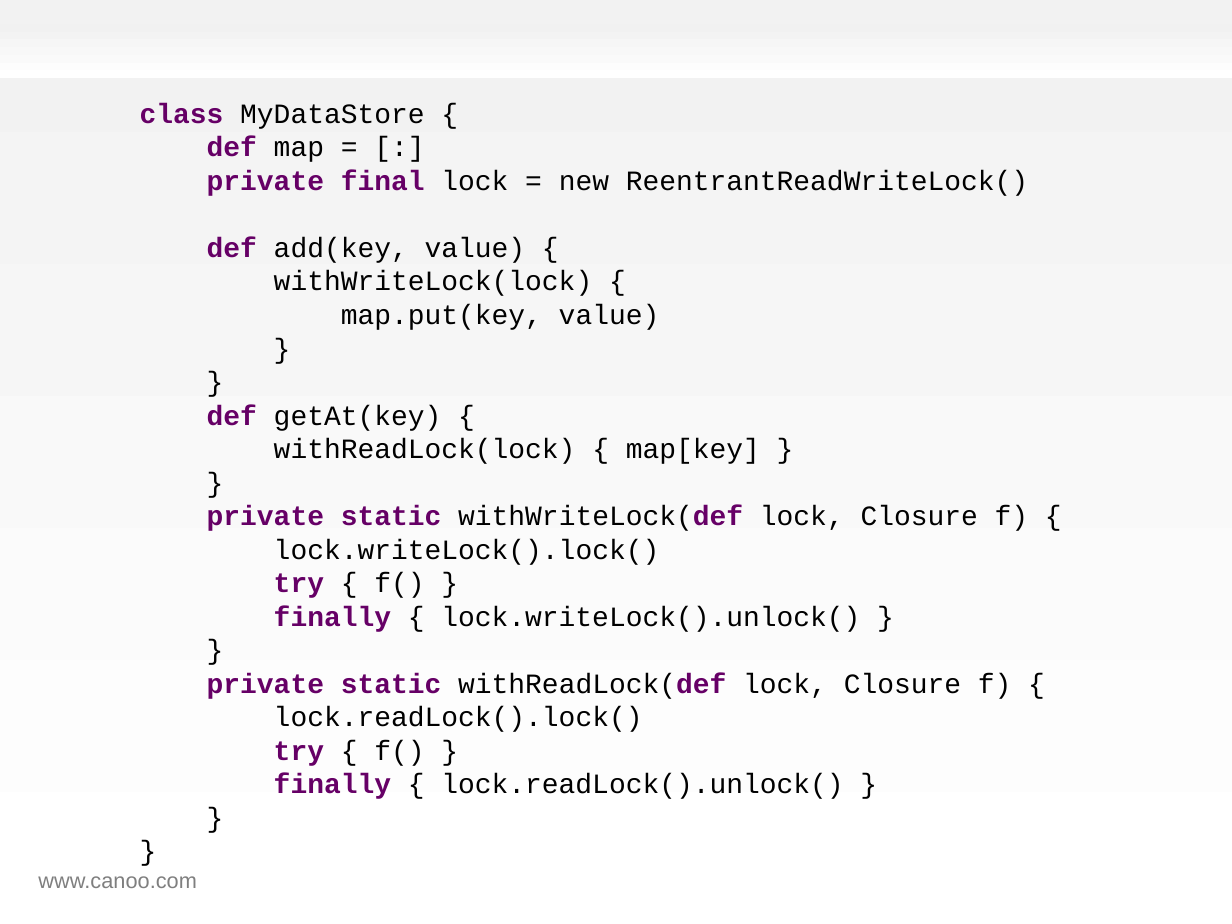
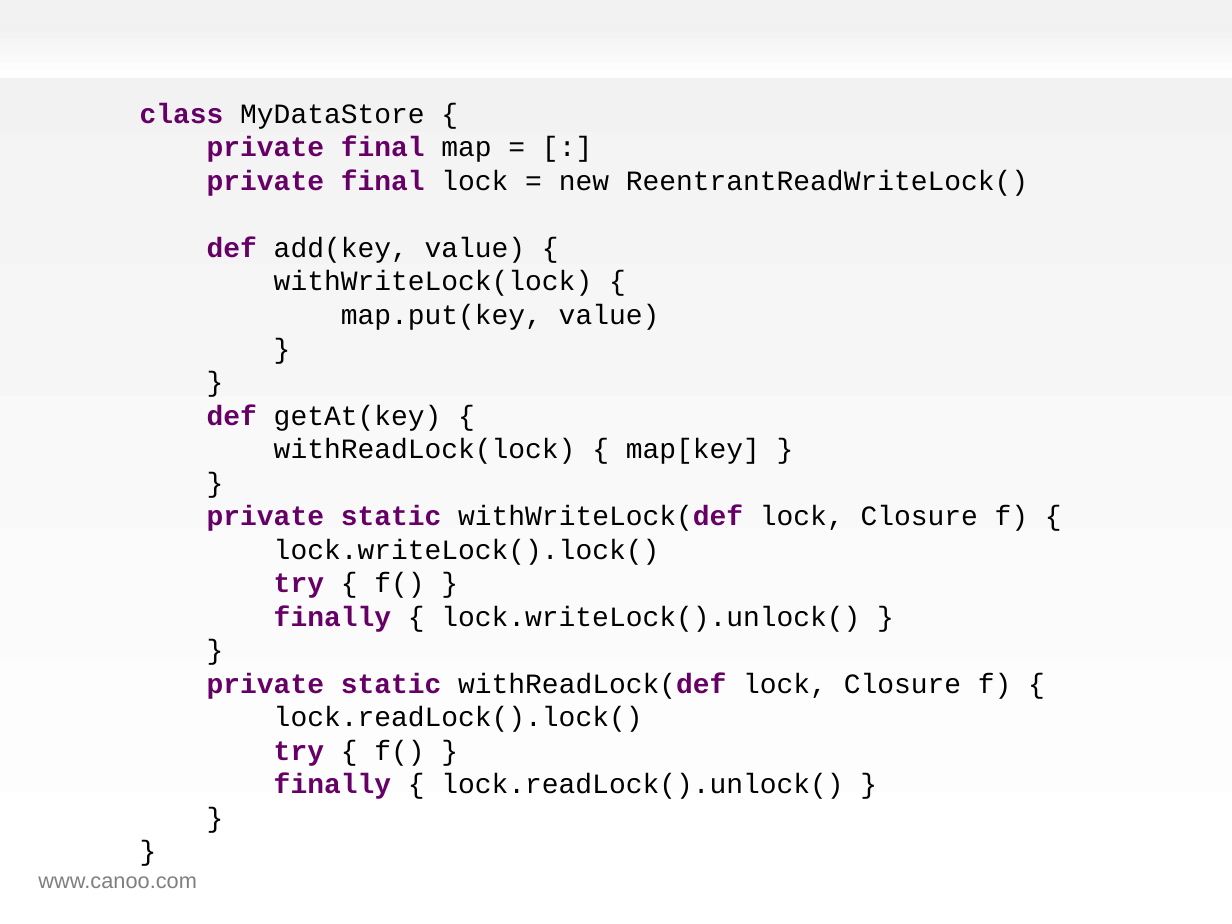
Before and after one commit to HamletDRC/presentations, a slide deck: slide 93 of effectivegroovy/effectivegroovy_gr82011.odp. Drawn at 1232x924 pixels with LibreOffice and Linux fonts; fonts in the diff are those of the drawing; background and template pictures are left out. Boxes give left, top, right and bottom in pixels: in the first picture for what was removed or moved away, otherwise in the second. Text is boxed around its words. In the diff, an @@ line names an element or a change of style, - is before the commit and + after.

```diff
--- a/effectivegroovy/effectivegroovy_gr82011.odp
+++ b/effectivegroovy/effectivegroovy_gr82011.odp
@@ text at <box>140,103,1029,799</box>: text changed @@
-class MyDataStore {
-def map = [:]
-private final lock = new ReentrantReadWriteLock()
-def add(key, value) {
-withWriteLock(lock) {
-map.put(key, value)
-}
-}
-def getAt(key) {
-withReadLock(lock) { map[key] }
-}
-private static withWriteLock(def lock, Closure f) {
-lock.writeLock().lock()
-try { f() }
-finally { lock.writeLock().unlock() }
-}
-private static withReadLock(def lock, Closure f) {
-lock.readLock().lock()
-try { f() }
-finally { lock.readLock().unlock() }
-}
-}
+class MyDataStore {
+private final map = [:]
+private final lock = new ReentrantReadWriteLock()
+def add(key, value) {
+withWriteLock(lock) {
+map.put(key, value)
+}
+}
+def getAt(key) {
+withReadLock(lock) { map[key] }
+}
+private static withWriteLock(def lock, Closure f) {
+lock.writeLock().lock()
+try { f() }
+finally { lock.writeLock().unlock() }
+}
+private static withReadLock(def lock, Closure f) {
+lock.readLock().lock()
+try { f() }
+finally { lock.readLock().unlock() }
+}
+}
```
Also in this commit, not shown: 12 other slides changed, 4 other files.
